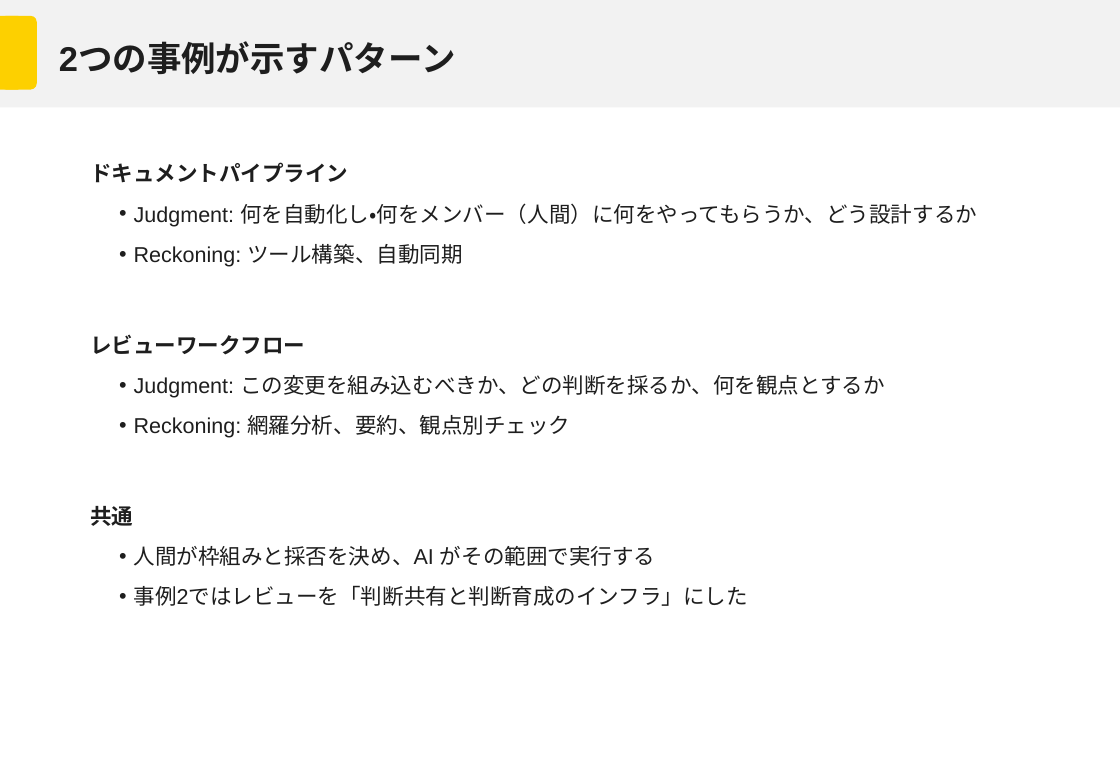
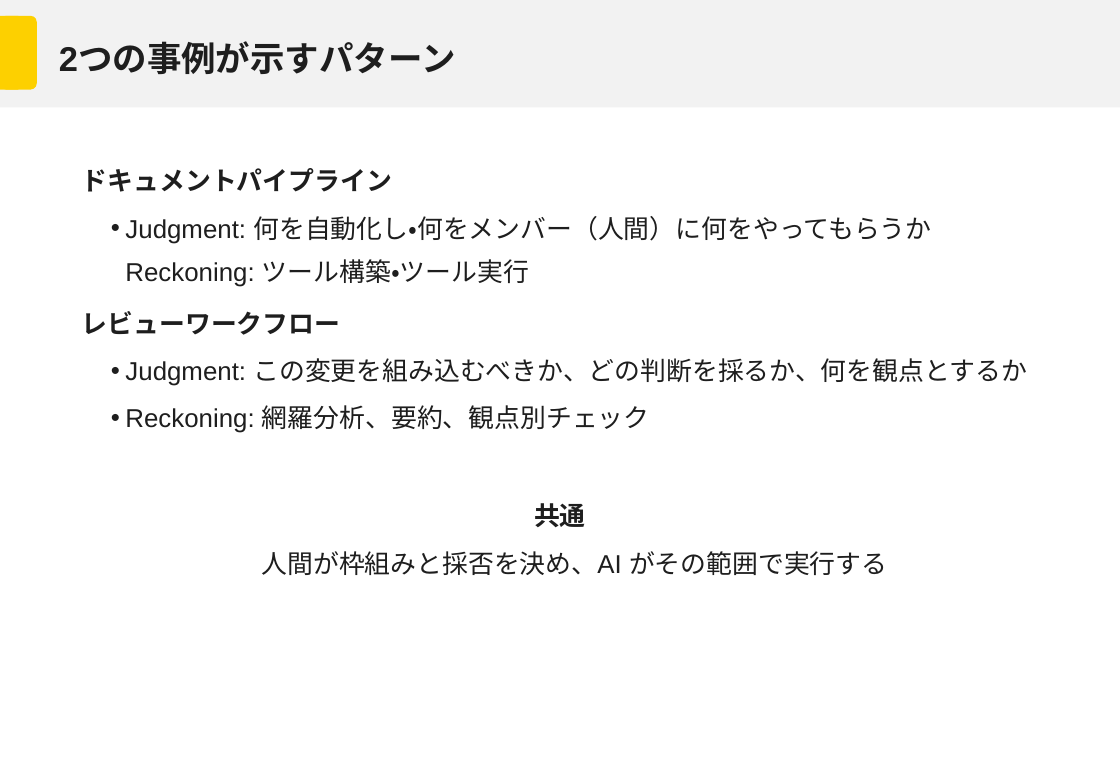
Before and after one commit to Mori-Taiki/Presentation, a slide deck: slide 22 of TechMeeting202604/techmeeting20260406.pptx (slide 20 before the commit). Drawn at 1120x775 pixels with LibreOffice and Linux fonts; fonts in the diff are those of the drawing; background and template pictures are left out. Boxes give left, top, right and bottom in pixels: in the first picture for what was removed or moved away, otherwise in the second. Text is boxed around its words. In the diff, an @@ line names an element or a change of style, - is before the commit and + after.

```diff
--- a/TechMeeting202604/techmeeting20260406.pptx
+++ b/TechMeeting202604/techmeeting20260406.pptx
@@ text "ドキュメントパイプライン": place and size @@
-text "ドキュメントパイプライン" at (90,162,977,606)
+text "ドキュメントパイプライン" at (82,168,1027,575)
@@ text at (82,168,1027,575): size 15 to 18 pt in "ドキュメントパイプライン", "レビューワークフロー", "Judgment: この変更を組み込むべきか、どの判断を採るか、何を観点とするか", "Reckoning: 網羅分析、要約、観点別チェック" and 2 more places; alignment left to centre; bullet • to none @@
@@ text at (125,216,931,287): text changed; size 15 to 18 pt @@
-  • Judgment: 何を自動化し・何をメンバー（人間）に何をやってもらうか、どう設計するか
-  • Reckoning: ツール構築、自動同期
+  • Judgment: 何を自動化し・何をメンバー（人間）に何をやってもらうか
+    Reckoning: ツール構築・ツール実行
@@ text at (134,585,748,606): paragraph removed @@
-  • 事例2ではレビューを「判断共有と判断育成のインフラ」にした
```
Also in this commit, not shown: 8 other slides changed, 5 slides added.
